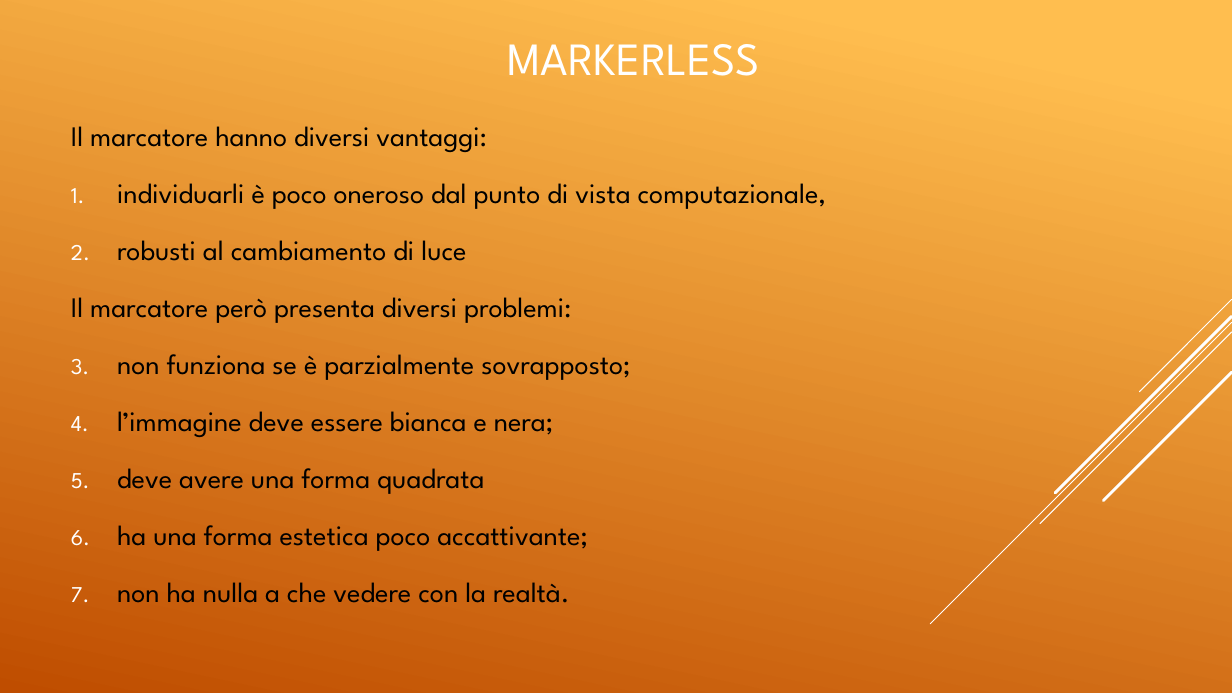
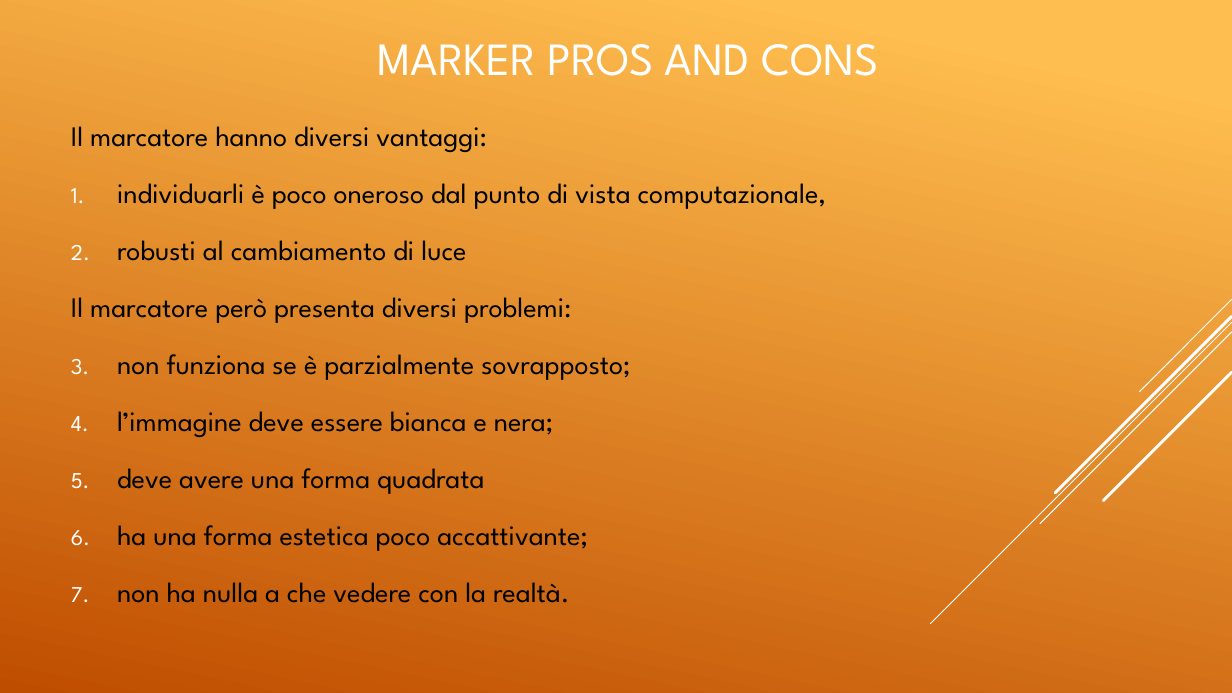
Before and after one commit to elvisdukaj/presentazione, a slide deck: slide 25 of presentazione/Tesina Elvis.pptx. Drawn at 1232x693 pixels with LibreOffice and Linux fonts; fonts in the diff are those of the drawing. Boxes give left, top, right and bottom in pixels: in the first picture for what was removed or moved away, otherwise in the second. Text is boxed around its words. In the diff, an @@ line names an element or a change of style, - is before the commit and + after.

```diff
--- a/presentazione/Tesina Elvis.pptx
+++ b/presentazione/Tesina Elvis.pptx
@@ title at [377, 44, 879, 76]: text changed @@
-MARKERLESS
+MARKER PROS AND CONS
```
Also in this commit, not shown: 3 other slides changed.
